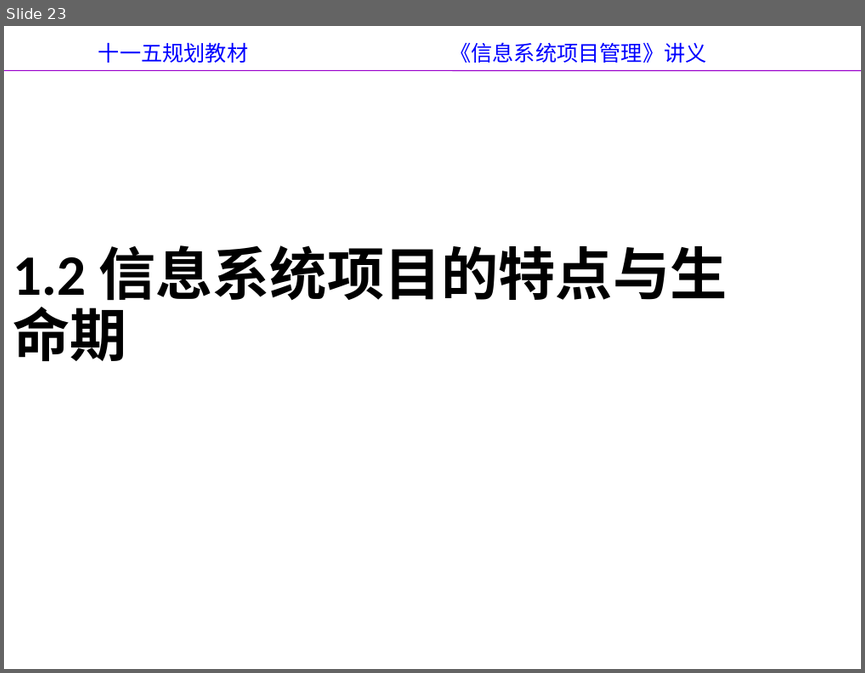
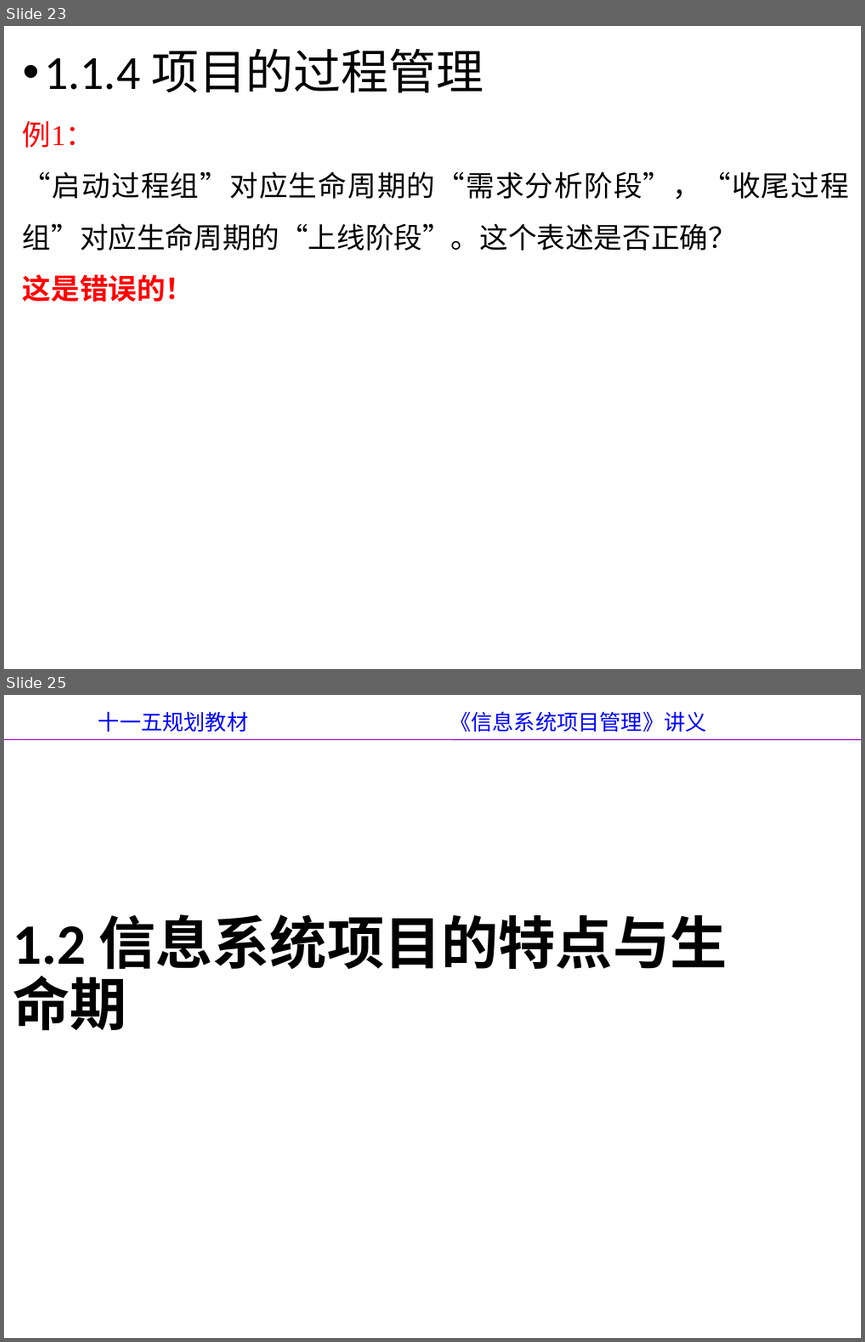
Before and after one commit to yanghui58/project_manager, a slide deck: 第1章 信息系统项目的特点与规划.pptx. Shown one above the other, each under a label of ours: slide 23 before the commit, slides 23 and 25 after it; the slides between them are not shown. The pictures are 865x673 and 865x1342 pixels, drawn with LibreOffice and Linux fonts; fonts in the diff are those of the drawing; background and template pictures are left out. Boxes give left, top, right and bottom in pixels: in the first picture for what was removed or moved away, otherwise in the second. Text is boxed around its words. In the diff, an @@ line names an element or a change of style, - is before the commit and + after.

```diff
--- a/第1章 信息系统项目的特点与规划.pptx
+++ b/第1章 信息系统项目的特点与规划.pptx
@@ slide 23 added at <box>4,26,861,669</box>, background picture (left out) @@
@@ text added at <box>23,49,849,301</box>, 24 pt, text #000000 @@
+• 1.1.4 项目的过程管理
+例1：
+“启动过程组”对应生命周期的“需求分析阶段”，“收尾过程组”对应生命周期的“上线阶段”。这个表述是否正确？
+这是错误的！
@@ what was slide 23 is now slide 25 @@
```
Also in this commit, not shown: 17 slides changed, 1 other slide added, 1 other file.
